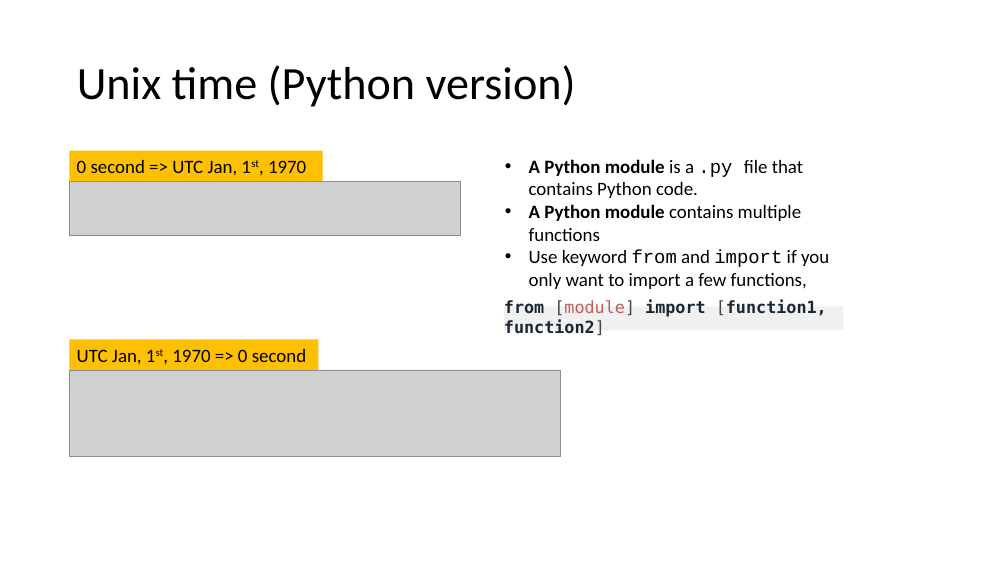
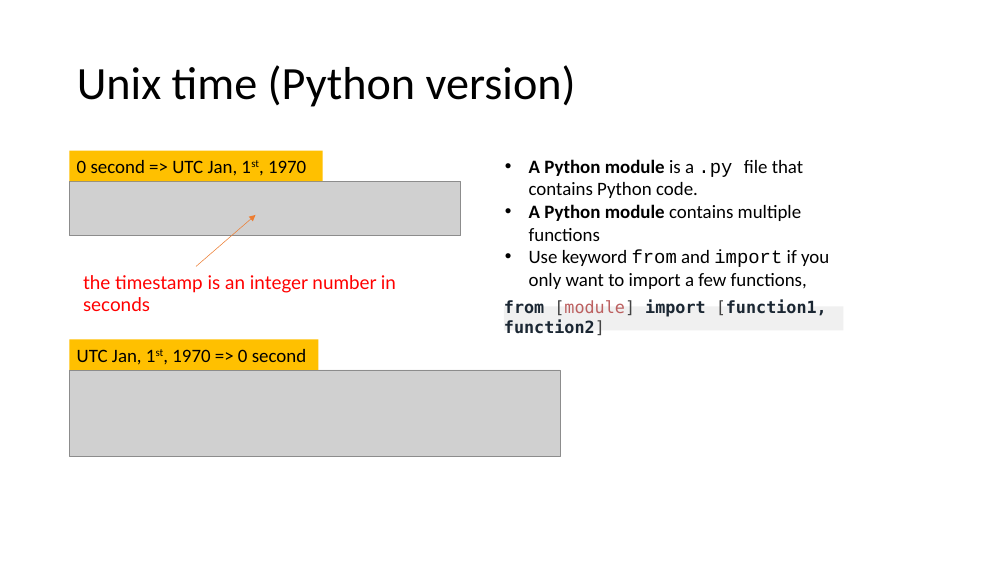
Before and after one commit to frankwxu/digital-forensics-lab, a slide deck: slide 27 of Basic_Computer_Skills_for_Forensics/0_Number_Systems.pptx. Drawn at 1008x567 pixels with LibreOffice and Linux fonts; fonts in the diff are those of the drawing; grey boxes stand for pictures; background and template pictures are left out. Boxes give left, top, right and bottom in pixels: in the first picture for what was removed or moved away, otherwise in the second. Text is boxed around its words. In the diff, an @@ line names an element or a change of style, - is before the commit and + after.

```diff
--- a/Basic_Computer_Skills_for_Forensics/0_Number_Systems.pptx
+++ b/Basic_Computer_Skills_for_Forensics/0_Number_Systems.pptx
@@ arrow added from (196, 266) to (256, 215), #ED7D31 0.5 pt @@
@@ text added at (83,275,396,311), 18 pt, text #FF0000 @@
+the timestamp is an integer number in seconds
```
Also in this commit, not shown: 1 other slide changed, 4 other files.
